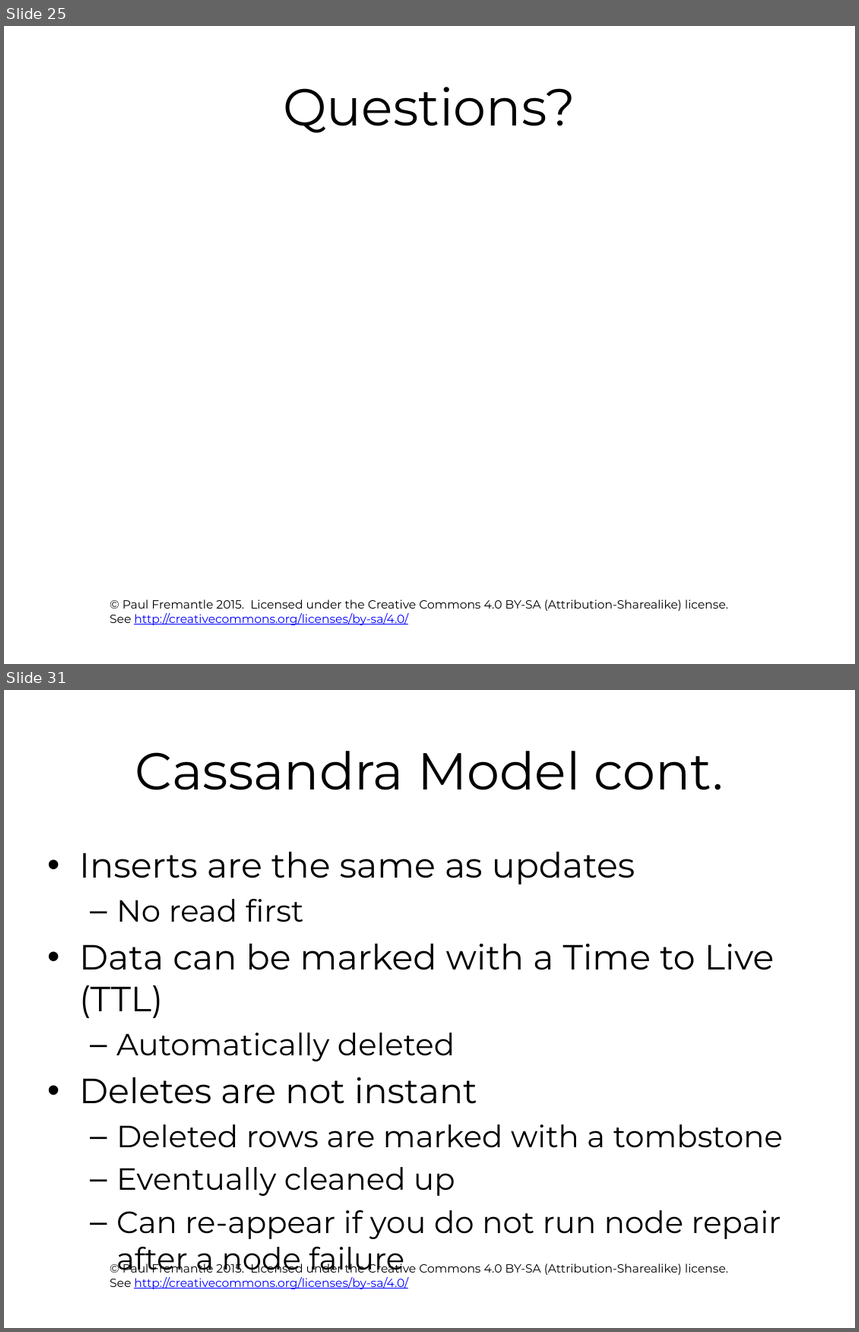
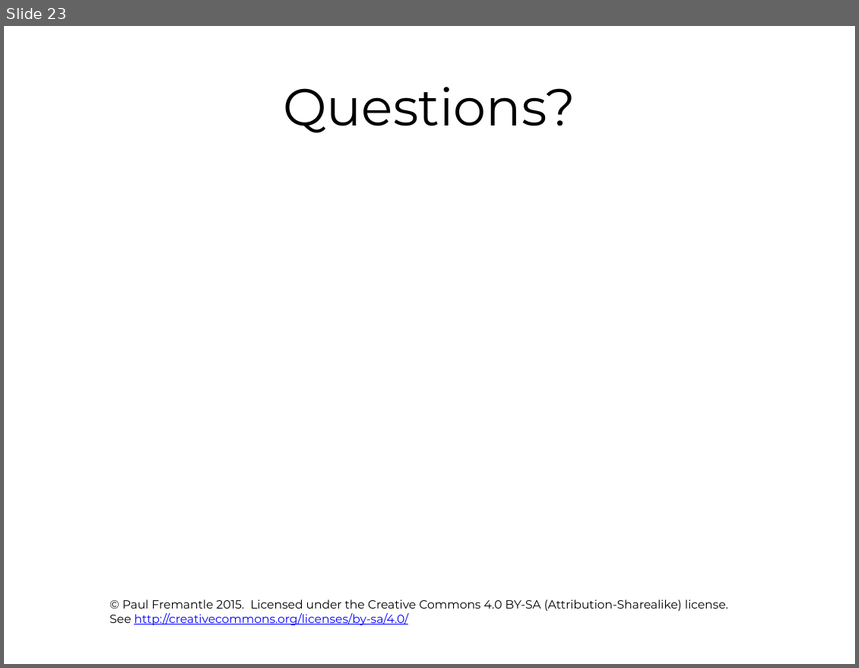
Before and after one commit to pzfreo/ox-clo, a slide deck: pres-source/08-NoSQL-databases.pptx. Shown one above the other, each under a label of ours: slides 25 and 31 before the commit, slide 23 after it; the slides between them are not shown. The pictures are 859x1332 and 859x668 pixels, drawn with LibreOffice and Linux fonts; fonts in the diff are those of the drawing; background and template pictures are left out. Boxes give left, top, right and bottom in pixels: in the first picture for what was removed or moved away, otherwise in the second. Text is boxed around its words. In the diff, an @@ line names an element or a change of style, - is before the commit and + after.

```diff
--- a/pres-source/08-NoSQL-databases.pptx
+++ b/pres-source/08-NoSQL-databases.pptx
@@ slide 31 removed at (4, 690, 855, 1328), background #FFFFFF; not listed: 1 template element that a slide beside it also shows @@
@@ title removed at (135, 751, 723, 790) @@
-Cassandra Model cont.
@@ text removed at (79, 852, 783, 1278) @@
-• Inserts are the same as updates
-  – No read first
-• Data can be marked with a Time to Live (TTL)
-  – Automatically deleted
-• Deletes are not instant
-  – Deleted rows are marked with a tombstone
-  – Eventually cleaned up
-  – Can re-appear if you do not run node repair after a node failure
@@ what was slide 25 is now slide 23 @@
```
Also in this commit, not shown: 9 other slides removed, 22 other files.
